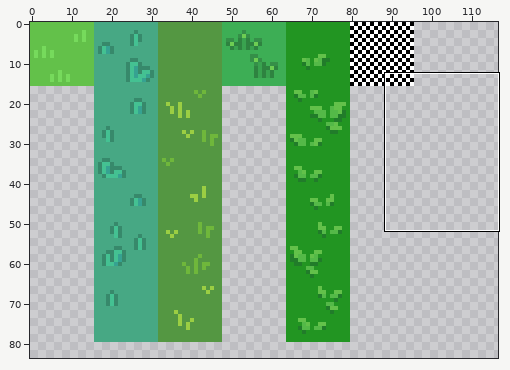
Edited in one commit: pixel-art file (res/Sprite-0001.aseprite). Above, an overview of the earlier version with the close-up marked.
Close-up. Old version:
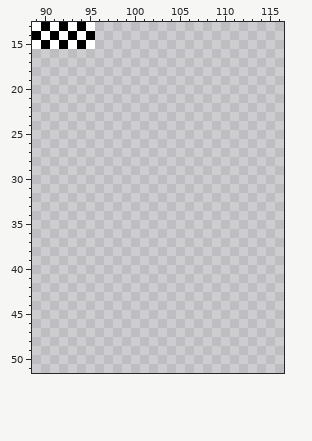
128x128 pixels, 1 frame. Colours within 5 levels of each other are drawn and written as one. Shown: x 89..116, y 13..51. The wide view leaves out empty margins.
And afterwards:
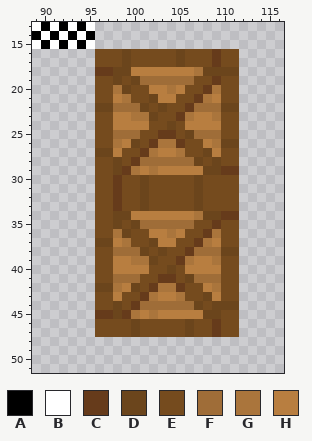
Palette (. is transparent): A #000000  B #ffffff  C #663b1b  D #6b451c  E #754b1e  F #9f6d38  G #aa753c  H #b87e40
Change:
@@ x 89..116 @@
 15 BABABAB.....................
-16 ............................
-17 ............................
-18 ............................
-19 ............................
-20 ............................
-21 ............................
-22 ............................
-23 ............................
-24 ............................
-25 ............................
-26 ............................
-27 ............................
-28 ............................
-29 ............................
-30 ............................
-31 ............................
-32 ............................
-33 ............................
-34 ............................
-35 ............................
-36 ............................
-37 ............................
-38 ............................
-39 ............................
-40 ............................
-41 ............................
-42 ............................
-43 ............................
-44 ............................
-45 ............................
-46 ............................
-47 ............................
+16 .......EEEDEEEEEDEEECEE.....
+17 .......EEEDEEEEEDEEECEE.....
+18 .......CCDDHHHHHHHGDDDD.....
+19 .......EEDEDFFFFFFEECEE.....
+20 .......EEGDEEHHGHEECGEE.....
+21 .......EEHGEEDHHEECGHEE.....
+22 .......DDFFFDEDEECFFFDD.....
+23 .......EEHHGGDEECGHHGEE.....
+24 .......EEHHHHEEDEHHHHEE.....
+25 .......EEFFFEECCEDFFFEE.....
+26 .......EEGHDECGGCEEHGDD.....
+27 .......DDHEECGHHGEEDHEE.....
+28 .......EEDECFFFFFFDEDEE.....
+29 .......EEDCGHGHHHHHDDCC.....
+30 .......EECEEDEEEEEDEEEE.....
+31 .......EECEEDEEEEEDEEEE.....
+32 .......EECEEDEEEEEDEEEE.....
+33 .......EECEEDEEEEEDEEEE.....
+34 .......EEDDHHHHHHHGDDCC.....
+35 .......EEDEDFFFFFFEECEE.....
+36 .......EEGDEEHHGHEECGEE.....
+37 .......DDHGEEDHHEECGHEE.....
+38 .......EEFFFDEDEECFFFDD.....
+39 .......EEHHGGDEECGHHGEE.....
+40 .......EEHHHHEEDEHHHHEE.....
+41 .......EEFFFEECCEDFFFEE.....
+42 .......DDGHDECGGCEEHGEE.....
+43 .......EEHEECGHHGEEDHEE.....
+44 .......EEDECFFFFFFDEDDD.....
+45 .......CCDCGHGHHHHHDDEE.....
+46 .......EEEEDEEEEEDEECEE.....
+47 .......EEEEDEEEEEDEECEE.....
 48 ............................
